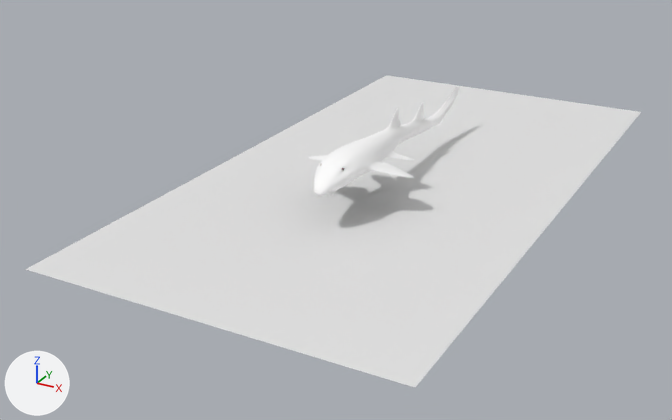
The Blender file Shark.blend as it was, and as the next commit left it.
Before and after are seen from a camera (50 mm lens) standing at (20.6, -44.4, 16.8) and looking at (-4.5, 1.2, -6.0). Arrows for +X, +Y and +Z are at lower left; the lights stay in place.

The older version as bpy lines, for what is in view:
```python
mat_shark = principled_material('Shark')
mat_shark.base_color = (1.0, 1.0, 1.0)  # white #ffffff
mat_shark.roughness = 0.7
me_cone_002 = bpy.data.meshes.new('Cone.002')
me_cone_002.from_pydata(...)  # 81 vertices, 66 faces; spans x 0.131..0.549, y -8.341..-7.96, z -0.729..-0.205
me_cone_002.polygons.foreach_set('use_smooth', [True] * 66)
me_cone_002.materials.append(mat_shark)  # white #ffffff
me_object_002 = bpy.data.meshes.new('Object.002')
me_object_002.from_pydata(...)  # 566 vertices, 500 faces; spans x 0.0..3.1, y -1.3..1.5, z -9.1..8.8
me_object_002.polygons.foreach_set('use_smooth', [True] * 500)
me_object_002.materials.append(mat_shark)  # white #ffffff
me_plane = bpy.data.meshes.new('Plane')
me_plane.from_pydata([(-1.0, -1.0, 0.0), (1.0, -1.0, 0.0), (-1.0, 1.0, 0.0), (1.0, 1.0, 0.0)], [], [(0, 1, 3, 2)])
ob_cone = bpy.data.objects.new('Cone', me_cone_002)
ob_cone.location = (0.0, 0.0, 0.0)
_m = ob_cone.modifiers.new('Mirror', 'MIRROR')
_m = ob_cone.modifiers.new('Subsurf', 'SUBSURF')
_m.levels = 2
ob_plane = bpy.data.objects.new('Plane', me_plane)
ob_plane.location = (0.0, 0.0, -2.44)
ob_plane.scale = (9.56, 18.4, 7.63)
ob_shark = bpy.data.objects.new('Shark', me_object_002)
ob_shark.location = (0.0, 0.0, 0.0)
ob_shark.rotation_euler = (1.571, 0.0, 0.0)  # degrees (90, 0, 0)
_m = ob_shark.modifiers.new('Mirror', 'MIRROR')
_m.use_clip = True
_m = ob_shark.modifiers.new('Subsurf', 'SUBSURF')
_m.levels = 2
```
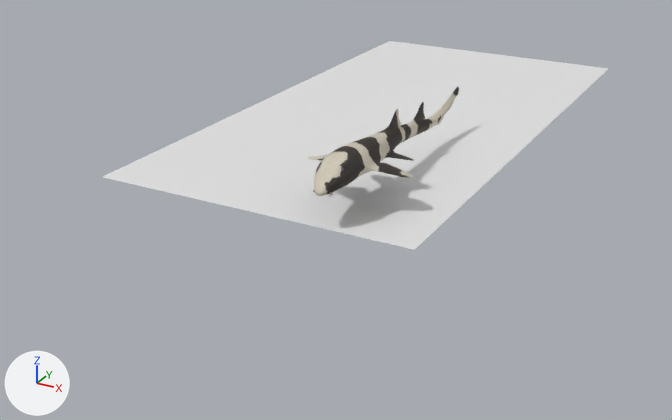
Patch to the scene script:
```diff
--- a/Shark.blend.py
+++ b/Shark.blend.py
@@ mat_shark @@
 mat_shark = bpy.data.materials.new('Shark')
-# nodes: BsdfPrincipled, OutputMaterial
-# colours: white #ffffff
+# nodes: BsdfPrincipled, Bump, Mapping, Math x4, Mix x3, OutputMaterial, RGB x4, RGBCurve, TexCoord, TexNoise x2, TexVoronoi, TexWave, ValToRGB x2
+# colours: white #ffffff, black #000000, black #11100e, black #36312d, light grey #dedad1, white #eeebde, white #e6decb, grey #b3ac9b
@@ ob_plane @@
 ob_plane = bpy.data.objects.new('Plane', me_plane)
-ob_plane.location = (0.0, 0.0, -2.44)
+ob_plane.location = (-4.67, 10.22, -2.44)
 ob_plane.scale = (9.56, 18.4, 7.63)
```

What differs and where, as boxes (x1, y1, x2, y2) in the pictures (672 x 420 px):
'Plane', moved: before (26, 75, 641, 387); after (103, 41, 609, 250)
'Shark', surface changed (white to grey): (308, 87, 459, 196) in both
'Cone', surface changed: (313, 190, 333, 197) in both
'Sphere', surface changed: (320, 164, 345, 171) in both
